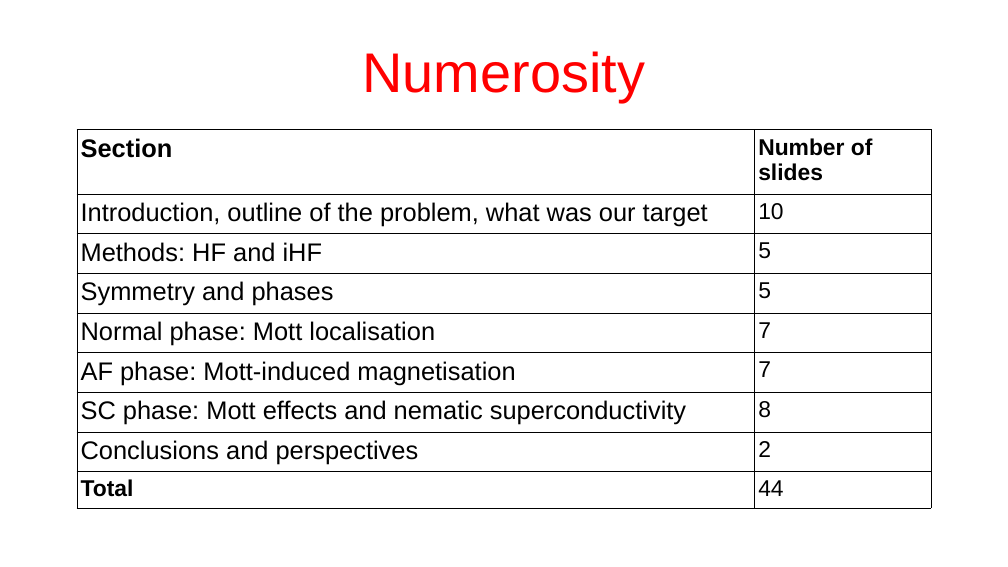
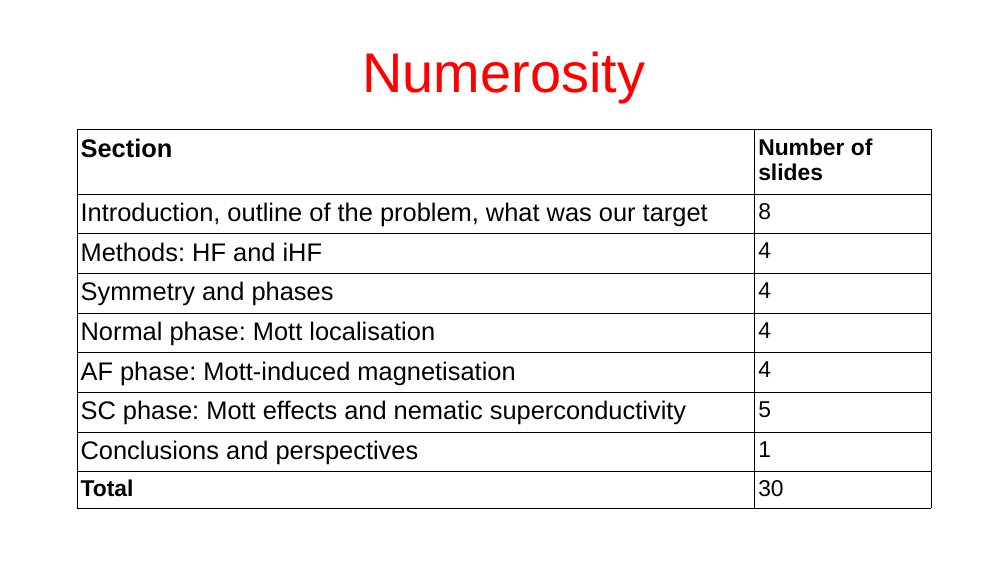
Before and after one commit to nepero27178/EHM-HF, a slide deck: slide 3 of Slides/draft.odp. Drawn at 1008x567 pixels with LibreOffice and Linux fonts; fonts in the diff are those of the drawing. Boxes give left, top, right and bottom in pixels: in the first picture for what was removed or moved away, otherwise in the second. Text is boxed around its words. In the diff, an @@ line names an element or a change of style, - is before the commit and + after.

```diff
--- a/Slides/draft.odp
+++ b/Slides/draft.odp
@@ table at [77, 130, 931, 501] @@
-row 2, column 2: 10
+row 2, column 2: 8
-row 3, column 2: 5
+row 3, column 2: 4
-row 4, column 2: 5
+row 4, column 2: 4
-row 5, column 2: 7
+row 5, column 2: 4
-row 6, column 2: 7
+row 6, column 2: 4
-row 7, column 2: 8
+row 7, column 2: 5
-row 8, column 2: 2
+row 8, column 2: 1
-row 9, column 2: 44
+row 9, column 2: 30
```
Also in this commit, not shown: 3 other slides changed, 1 slide removed, 28 other files.
